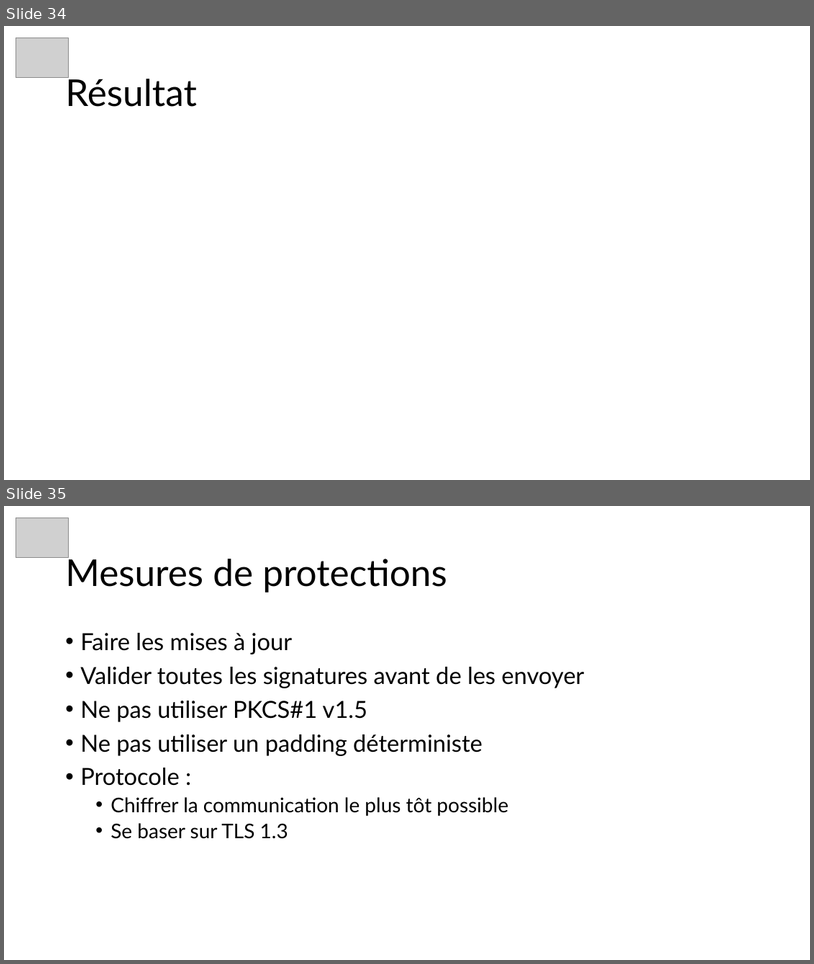
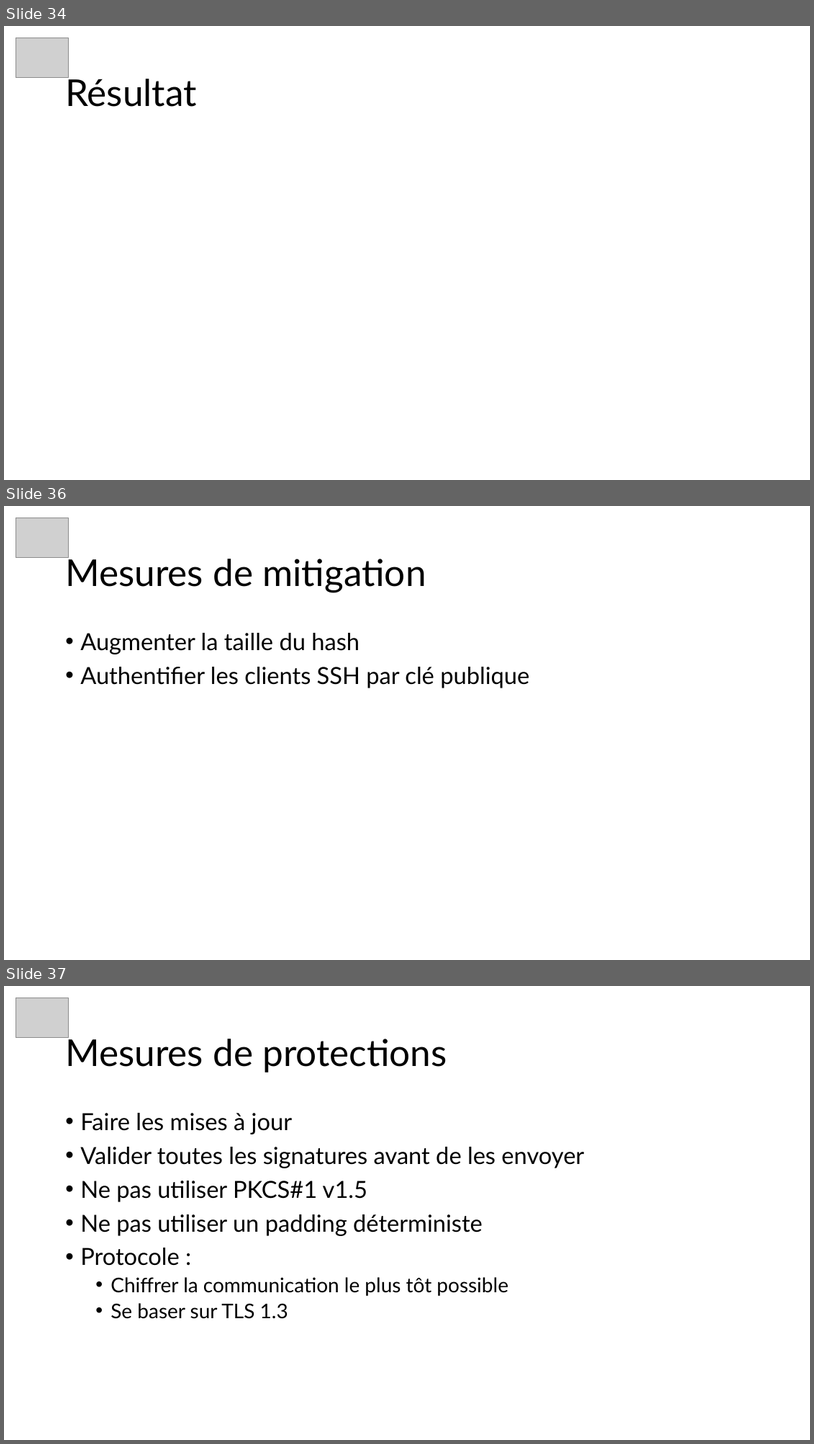
Before and after one commit to JustinFerrara14/SSE, a slide deck: SSE25-Semaine7-FerraraJustin-slides.pptx. Shown one above the other, each under a label of ours: slides 34 and 35 before the commit, slides 34, 36 and 37 after it; the slides between them are not shown. The pictures are 814x964 and 814x1444 pixels, drawn with LibreOffice and Linux fonts; fonts in the diff are those of the drawing; grey boxes stand for pictures. Boxes give left, top, right and bottom in pixels: in the first picture for what was removed or moved away, otherwise in the second. Text is boxed around its words. In the diff, an @@ line names an element or a change of style, - is before the commit and + after.

```diff
--- a/SSE25-Semaine7-FerraraJustin-slides.pptx
+++ b/SSE25-Semaine7-FerraraJustin-slides.pptx
@@ slide 36 added at (4, 506, 810, 960), background #FFFFFF @@
@@ picture added at (16, 518, 69, 557) @@
@@ title added at (65, 554, 426, 592), 44 pt, text #000000 @@
+Mesures de mitigation
@@ text added at (80, 633, 530, 688), 28 pt, text #000000 @@
+• Augmenter la taille du hash
+• Authentifier les clients SSH par clé publique
@@ what was slide 35 is now slide 37 @@
```
Also in this commit, not shown: 2 slides changed, 1 other slide added, 6 other files.
